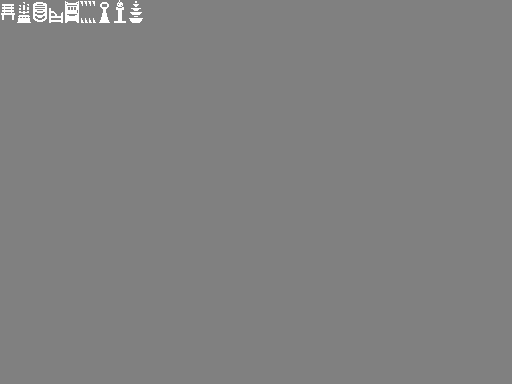
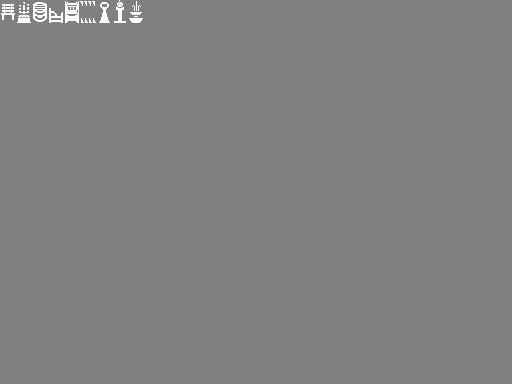
Before/after of a 512x384 layered artwork. What changed in the layer stack:
painted on "Background" over <box>131,1,141,11</box>
